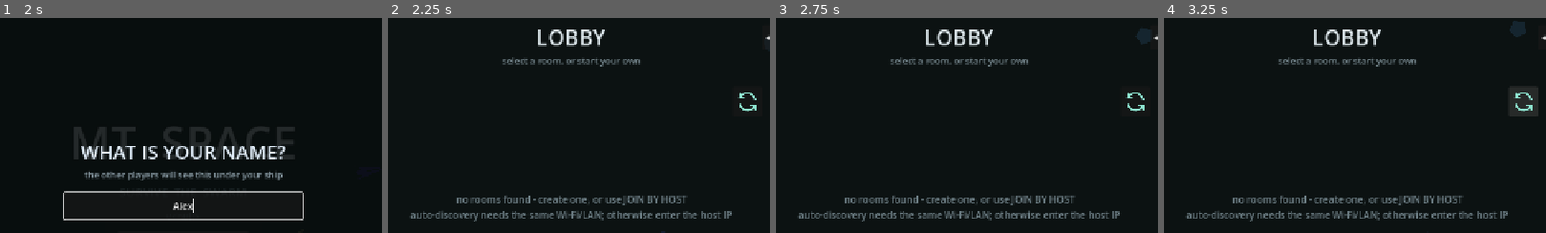
Above: before the commit, frames 1-4 (left to right).
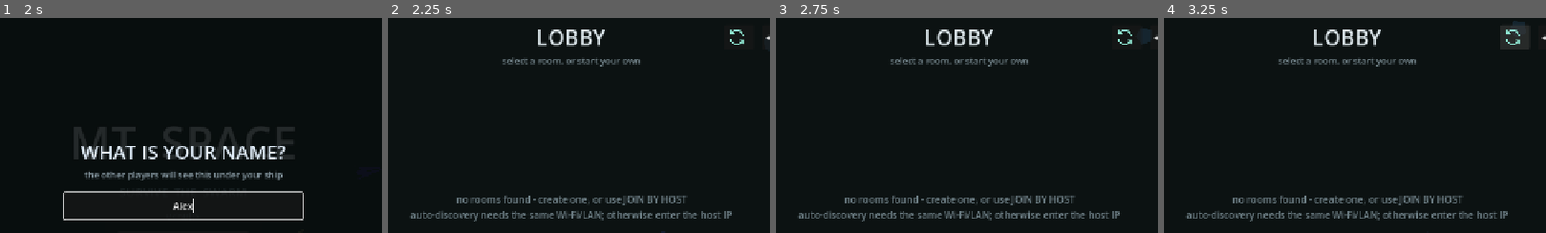
Above: after the commit, the same moments.

Repository: lmt1102011/MT-Space
Game: Godot game, scene res://scenes/menu.tscn
Two runs of this game, one before a commit and one after it. Both use one fixed random seed, a clock stepped at 60 frames per second and the inputs below.
Inputs (mouse positions are % of the whole screen's width and height, from its top left; square brackets give the same spot before the commit, where the layout moved):
- Up to frame 1 (2 s): click "PLAY" at 0.5 s; click (50, 48) at 1.27 s; type "Alex" at 1.35 s
- Up to frame 2 (2.25 s): click "PLAY" at 2 s
- Up to frame 3 (2.75 s): no input
- Up to frame 4 (3.25 s): click (72, 8) [73, 23] at 2.75 s
The pictures show only the part of the screen within x 26-76%, y 4-54%; the shares and areas given below are measured in that part.

Frame 1 is identical in both runs. In frame 2, 0.3% of the frame differs, in the area x 89-97%, y 5-44%; in frame 3, 0.3%; in frame 4, 1.7%, in the area x 88-98%, y 3-46%.

Commit message:
Improve room discovery refresh

Diff:
--- a/scenes/lobby.tscn
+++ b/scenes/lobby.tscn
@@ -119,15 +119,13 @@
 theme_override_constants/separation = 6
 
 [node name="RefreshRoomsButton" type="Button" parent="UI"]
-anchor_left = 0.5
-anchor_top = 0.5
-anchor_right = 0.5
-anchor_bottom = 0.5
-offset_left = 270.0
-offset_top = -216.0
-offset_right = 320.0
-offset_bottom = -166.0
-grow_horizontal = 2
+anchor_left = 1.0
+anchor_right = 1.0
+offset_left = -384.0
+offset_top = 40.0
+offset_right = -334.0
+offset_bottom = 82.0
+grow_horizontal = 0
 grow_vertical = 2
 icon = ExtResource("4_refresh")
 expand_icon = true
--- a/scripts/net.gd
+++ b/scripts/net.gd
@@ -16,6 +16,10 @@
 const XP_DROP := preload("res://scripts/xp_pickup.gd")
 # a room that stopped answering is dropped after this many seconds
 const ROOM_TTL := 15.0
+# A refresh sends a few quick discovery bursts so a host that misses one UDP
+# packet still appears almost immediately.
+const DISCOVERY_BURST_COUNT := 4
+const DISCOVERY_BURST_INTERVAL := 0.25
 # how often the local player sends its position
 const NET_TICK := 1.0 / 20.0
 # how often the host sends the enemy positions
@@ -53,6 +57,8 @@
 var _web_mode: bool = false
 var _discovery: PacketPeerUDP = null
 var _disc_timer: float = 0.0
+var _discovery_burst_left: int = 0
+var _discovery_burst_timer: float = 0.0
 var _unicast_scan_timer: float = 0.0
 var _unicast_scan_targets: Array[String] = []
 var _unicast_scan_index: int = 0
@@ -146,14 +152,17 @@
 		return
 	if _discovery == null:
 		_start_discovery(false)
+	_request_discovery_burst()
 
 
 func refresh_rooms() -> void:
 	if is_online() or OS.has_feature("web"):
 		return
-	rooms.clear()
-	rooms_changed.emit()
-	_start_discovery(false)
+	# Keep the current list visible while the new answers arrive. This avoids
+	# the empty-list flicker that made refresh look unreliable.
+	if _discovery == null:
+		_start_discovery(false)
+	_request_discovery_burst()
 
 
 # True when the room uses websocket instead of the faster enet.
@@ -346,9 +355,29 @@
 	# a socket may not send to a broadcast address unless it is allowed to
 	_discovery.set_broadcast_enabled(true)
 	_disc_timer = 0.0
+	_discovery_burst_left = 0
+	_discovery_burst_timer = 0.0
 	_unicast_scan_timer = 0.0
 	_unicast_scan_index = 0
 	_unicast_scan_targets = _local_subnet_targets() if not hosting else []
+	if not hosting:
+		_send_discovery_queries()
+
+
+func _request_discovery_burst() -> void:
+	if _discovery == null or _hosting:
+		return
+	_discovery_burst_left = DISCOVERY_BURST_COUNT
+	_discovery_burst_timer = 0.0
+	_send_discovery_queries()
+
+
+func _send_discovery_queries() -> void:
+	if _discovery == null or _hosting:
+		return
+	for target in _broadcast_targets():
+		_discovery.set_dest_address(target, DISCOVERY_PORT)
+		_discovery.put_packet("MTDISC?".to_utf8_buffer())
 
 
 func _local_subnet_targets() -> Array[String]:
@@ -424,6 +453,12 @@
 			_reconnect()
 	if _discovery == null:
 		return
+	if not _hosting and _discovery_burst_left > 0:
+		_discovery_burst_timer -= delta
+		if _discovery_burst_timer <= 0.0:
+			_send_discovery_queries()
+			_discovery_burst_left -= 1
+			_discovery_burst_timer = DISCOVERY_BURST_INTERVAL
 	_disc_timer -= delta
 	if _disc_timer <= 0.0:
 		_disc_timer = 0.5
@@ -440,9 +475,7 @@
 		else:
 			# ask the network for rooms. The global broadcast is not always
 			# passed by a router, so the subnet addresses are tried too.
-			for target in _broadcast_targets():
-				_discovery.set_dest_address(target, DISCOVERY_PORT)
-				_discovery.put_packet("MTDISC?".to_utf8_buffer())
+			_send_discovery_queries()
 	if not _hosting and not _unicast_scan_targets.is_empty():
 		_unicast_scan_timer -= delta
 		if _unicast_scan_timer <= 0.0:
@@ -510,10 +543,13 @@
 	var web := parts.size() >= 5 and int(parts[4]) == 1
 	for r in rooms:
 		if str(r["address"]) == ip and int(r["port"]) == game_port:
+			var changed := str(r["name"]) != name or int(r["count"]) != count \
+				or bool(r["web"]) != web
 			r["count"] = count
 			r["web"] = web
 			r["seen"] = Time.get_ticks_msec() / 1000.0
-			rooms_changed.emit()
+			if changed:
+				rooms_changed.emit()
 			return
 	rooms.append({
 		"name": name,
